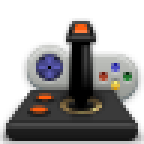
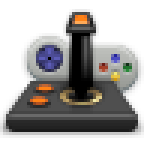
Before/after of a 144 x 144 layered artwork. What changed in the layer stack:
removed group "Stick" (1st of 2) (26 layers) over (x1=0, y1=21, x2=144, y2=144)
removed group "Stick" (2nd of 2, in "Stick") (9 layers) from group "Stick" over (x1=51, y1=21, x2=114, y2=123)
removed layer "Shine" (1st of 4, in "Stick" › "Stick") (was 25%) from group "Stick" over (x1=81, y1=45, x2=90, y2=90)
removed layer "Handle" from group "Stick" over (x1=66, y1=21, x2=96, y2=102)
renamed "Stick shadow" to "Stick", opacity 50% → 100%, moved it out of group "Stick", painted on it over (x1=0, y1=9, x2=144, y2=138)
removed layer "Stick reflection" (was 40%) from group "Stick" over (x1=69, y1=102, x2=93, y2=123)
removed group "Base" (15 layers) from group "Stick" over (x1=0, y1=90, x2=144, y2=144)
removed group "Socket" (4 layers) from group "Base" over (x1=60, y1=96, x2=102, y2=114)
removed layer "Rim" from group "Socket" over (x1=60, y1=96, x2=102, y2=114)
removed layer "Shine" (4th of 4, in "Stick" › "Base") (was 20%) from group "Base" over (x1=6, y1=120, x2=138, y2=129)
removed layer "Base front" from group "Base" over (x1=6, y1=120, x2=138, y2=141)
removed layer "Base top" from group "Base" over (x1=3, y1=90, x2=141, y2=126)
removed layer "Shadow" (was 75%) from group "Base" over (x1=0, y1=93, x2=144, y2=144)
painted on "Indents", masked it over (x1=36, y1=48, x2=63, y2=78)
painted on "D-pad" (2nd of 2, in "Gamepad" › "D-pad"), masked it over (x1=33, y1=45, x2=66, y2=81)
painted on "Depression", masked it over (x1=33, y1=42, x2=66, y2=84)
painted on "Edge shine", masked it over (x1=27, y1=36, x2=135, y2=78)
painted on "Joystick shadow", masked it over (x1=15, y1=75, x2=120, y2=102)
painted on "Case front", masked it over (x1=27, y1=36, x2=138, y2=99)
painted on "Case bottom", masked it over (x1=27, y1=39, x2=138, y2=102)
…and 19 more changes (5 mask, 5 painted, 14 removed)
